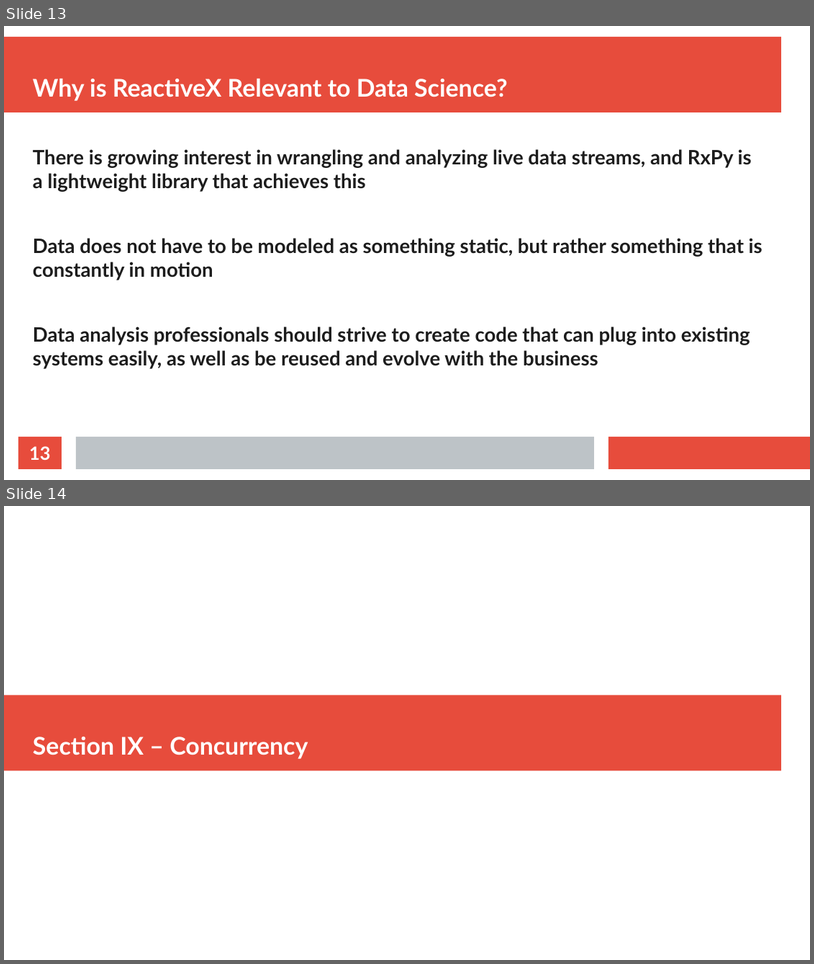
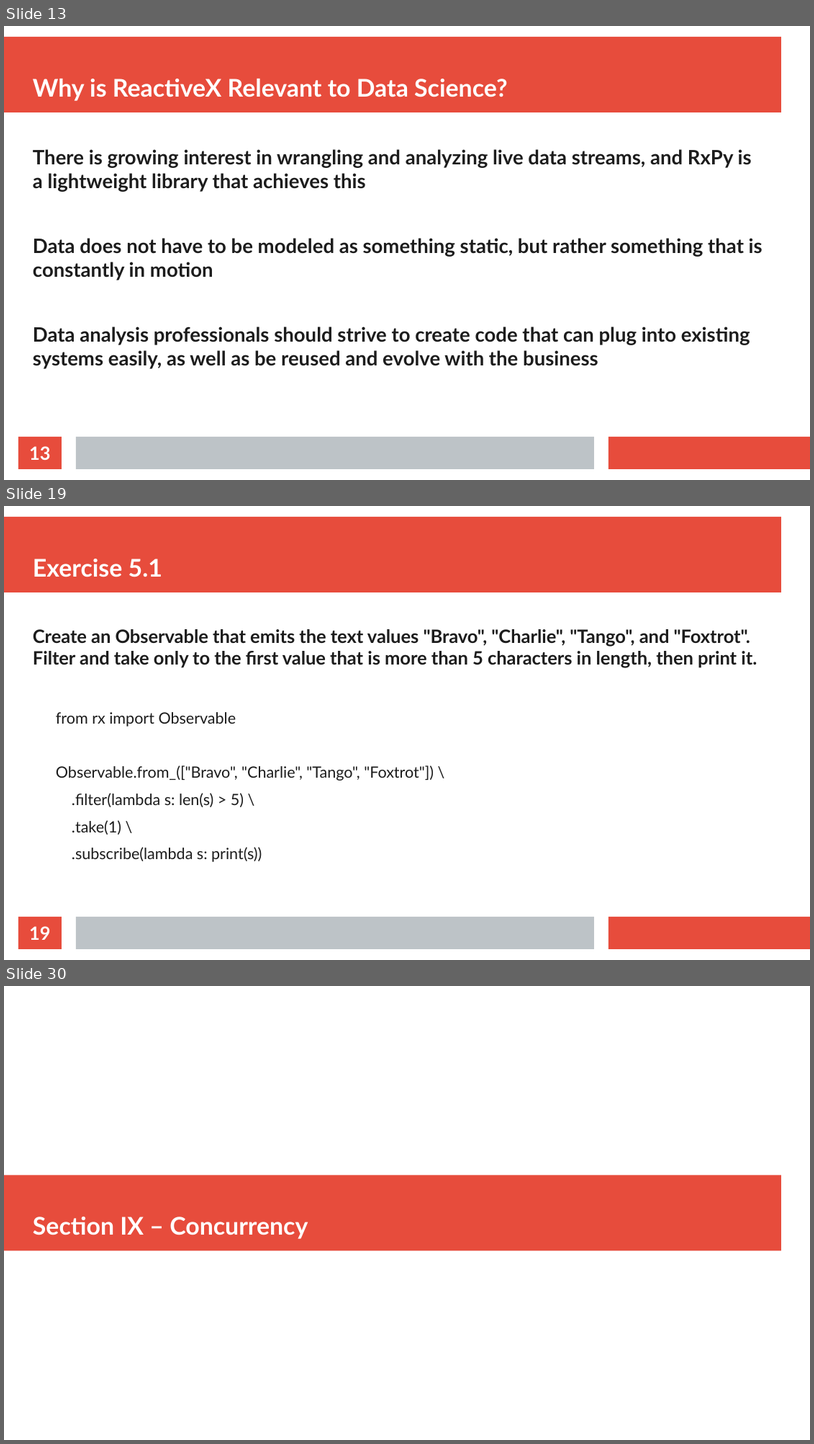
Before and after one commit to thomasnield/oreilly_reactive_python_for_data, a slide deck: resources/reactive_python_slides.odp. Shown one above the other, each under a label of ours: slides 13 and 14 before the commit, slides 13, 19 and 30 after it; the slides between them are not shown. The pictures are 814x964 and 814x1444 pixels, drawn with LibreOffice and Linux fonts; fonts in the diff are those of the drawing. Boxes give left, top, right and bottom in pixels: in the first picture for what was removed or moved away, otherwise in the second. Text is boxed around its words. In the diff, an @@ line names an element or a change of style, - is before the commit and + after.

```diff
--- a/resources/reactive_python_slides.odp
+++ b/resources/reactive_python_slides.odp
@@ slide 19 added at <box>4,506,810,960</box>, background #FFFFFF; not listed: 3 template elements that a slide beside it also shows @@
@@ title added at <box>33,559,162,577</box>, 24 pt, text #FFFFFF, bold @@
+Exercise 5.1
@@ text added at <box>33,629,757,862</box>, 18 pt, text #1C1C1C, bold @@
+Create an Observable that emits the text values "Bravo", "Charlie", "Tango", and "Foxtrot". Filter and take only to the first value that is more than 5 characters in length, then print it.
+  from rx import Observable
+  Observable.from_(["Bravo", "Charlie", "Tango", "Foxtrot"]) \
+  .filter(lambda s: len(s) > 5) \
+  .take(1) \
+  .subscribe(lambda s: print(s))
@@ page number added at <box>18,916,62,949</box>, fill #E74C3C, 18 pt, text #FFFFFF, bold @@
+19
@@ what was slide 14 is now slide 30 @@
```
Also in this commit, not shown: 2 slides changed, 15 other slides added.
